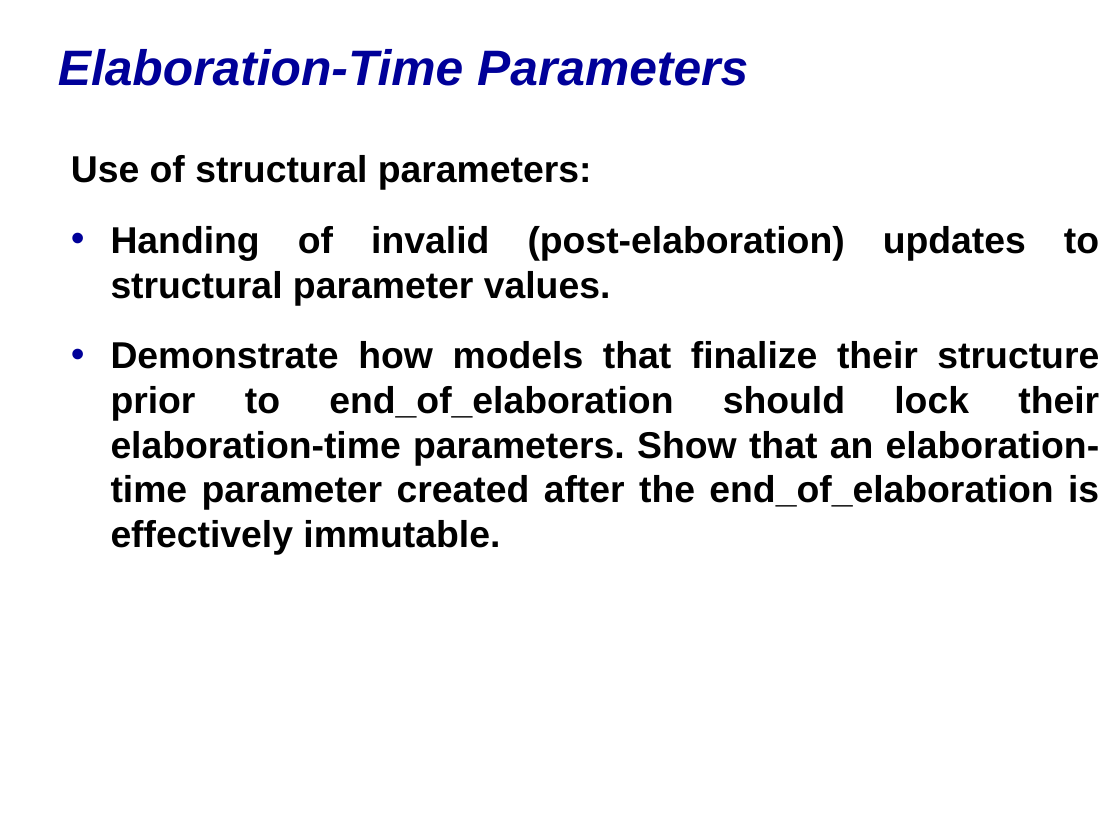
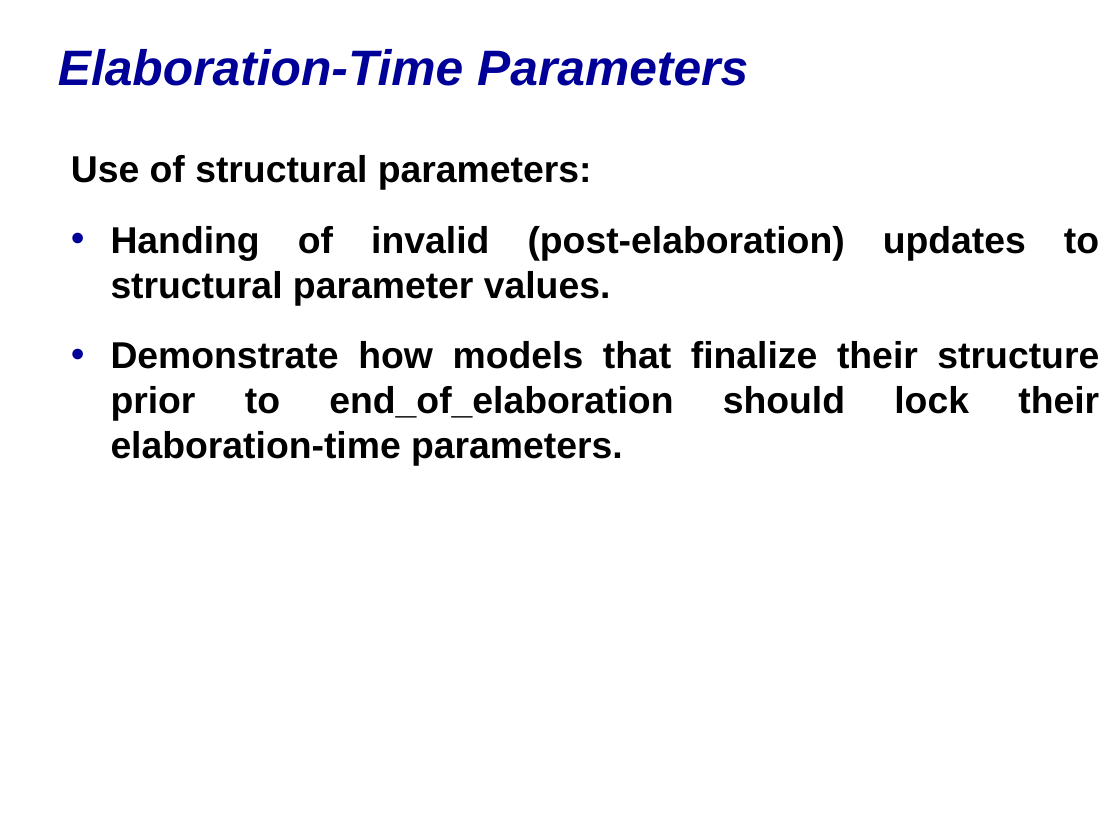
Before and after one commit to accellera-official/cci, a slide deck: slide 2 of examples/ex03_Elab_Time_Param/docs/ex03_Elab_Time_Param.ppt. Drawn at 1120x840 pixels with LibreOffice and Linux fonts; fonts in the diff are those of the drawing; background and template pictures are left out. Boxes give left, top, right and bottom in pixels: in the first picture for what was removed or moved away, otherwise in the second. Text is boxed around its words. In the diff, an @@ line names an element or a change of style, - is before the commit and + after.

```diff
--- a/examples/ex03_Elab_Time_Param/docs/ex03_Elab_Time_Param.ppt
+++ b/examples/ex03_Elab_Time_Param/docs/ex03_Elab_Time_Param.ppt
@@ text at [111, 341, 1099, 465]: text changed @@
-• Demonstrate how models that finalize their structure prior to end_of_elaboration should lock their elaboration-time parameters. Show that an elaboration-time parameter created after the end_of_elaboration is effectively immutable.
+• Demonstrate how models that finalize their structure prior to end_of_elaboration should lock their elaboration-time parameters.
```
Also in this commit, not shown: 1 other slide changed, 1 other file.
